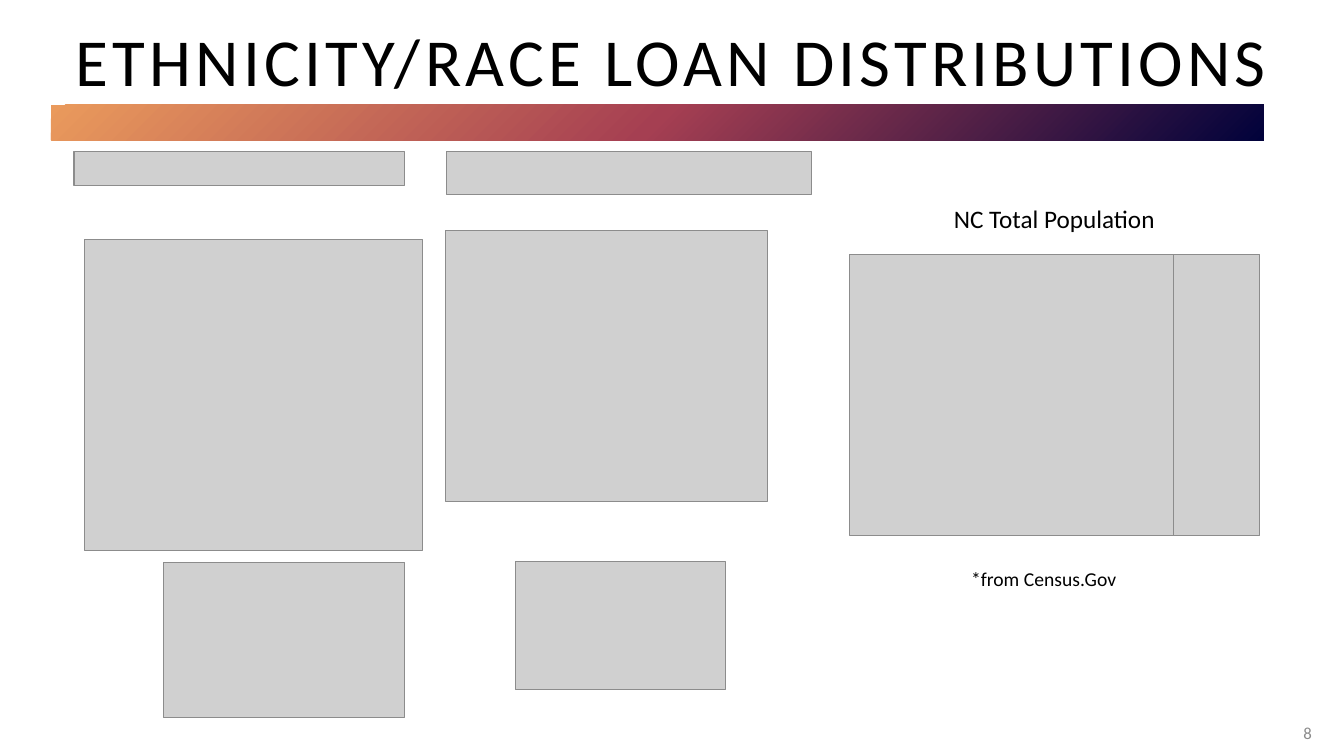
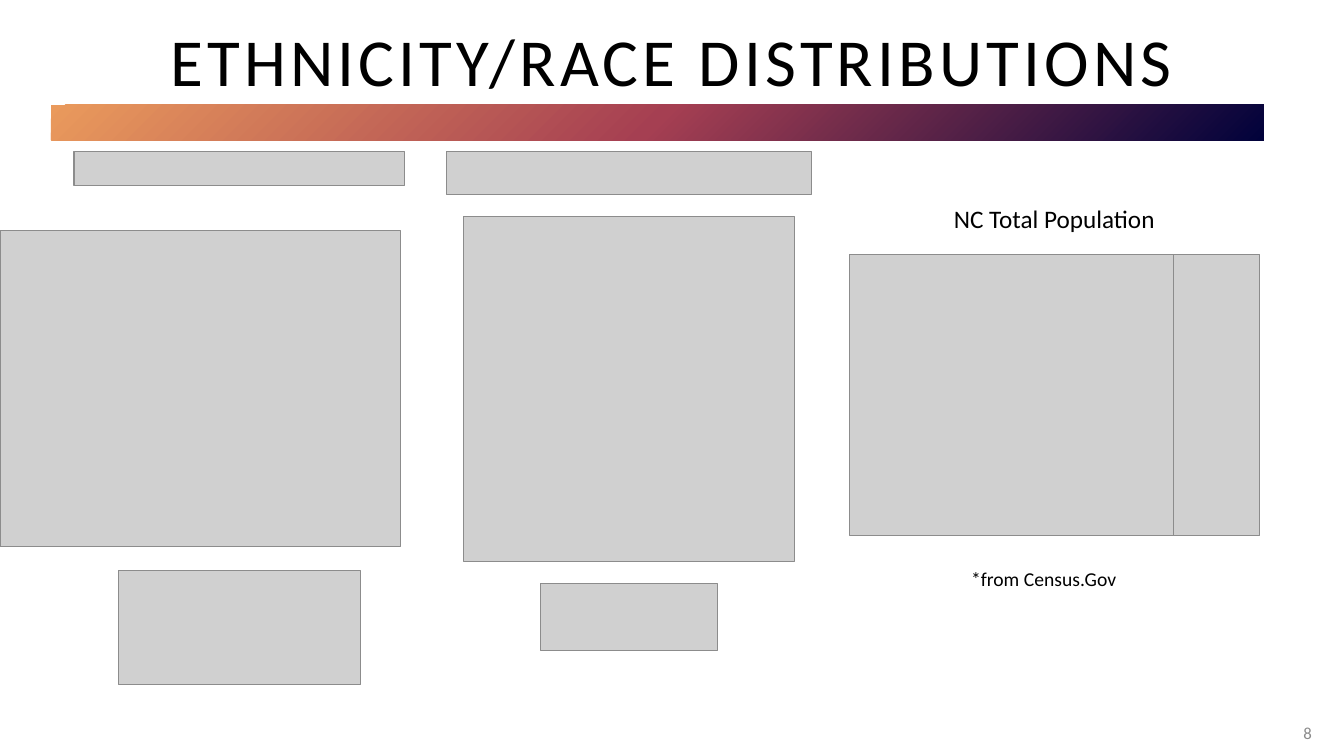
Before and after one commit to nglahani/CDC, a slide deck: slide 8 of Powerpoint.pptx. Drawn at 1344x756 pixels with LibreOffice and Linux fonts; fonts in the diff are those of the drawing; grey boxes stand for pictures. Boxes give left, top, right and bottom in pixels: in the first picture for what was removed or moved away, otherwise in the second. Text is boxed around its words. In the diff, an @@ line names an element or a change of style, - is before the commit and + after.

```diff
--- a/Powerpoint.pptx
+++ b/Powerpoint.pptx
@@ title at (x1=170, y1=39, x2=1172, y2=89): text changed @@
-ETHNICITY/RACE LOAN DISTRIBUTIONS
+ETHNICITY/RACE DISTRIBUTIONS
@@ picture resized from (x1=85, y1=239, x2=423, y2=551) to (x1=0, y1=231, x2=400, y2=546) @@
@@ picture resized from (x1=446, y1=231, x2=768, y2=501) to (x1=464, y1=217, x2=796, y2=562) @@
@@ picture removed at (x1=515, y1=563, x2=725, y2=691) @@
@@ picture resized from (x1=163, y1=563, x2=405, y2=718) to (x1=119, y1=571, x2=361, y2=685) @@
@@ picture added at (x1=540, y1=584, x2=717, y2=651) @@
```
Also in this commit, not shown: 4 other slides changed, 1 slide added, 1 other file.
